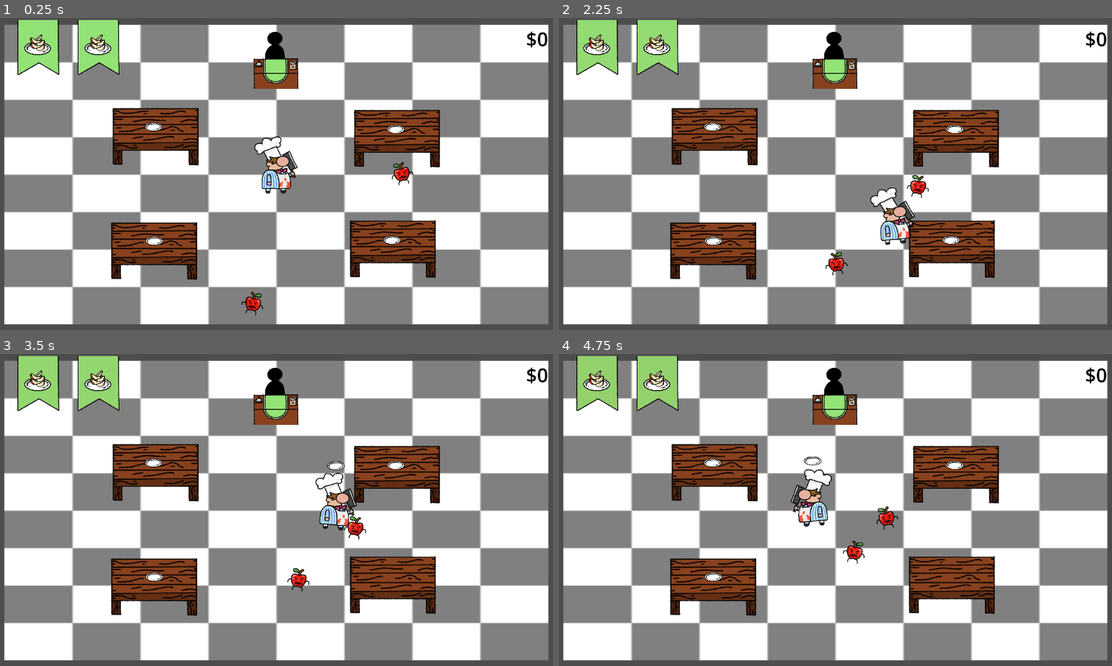
Above: before the commit, frames 1-4 (two rows, left to right).
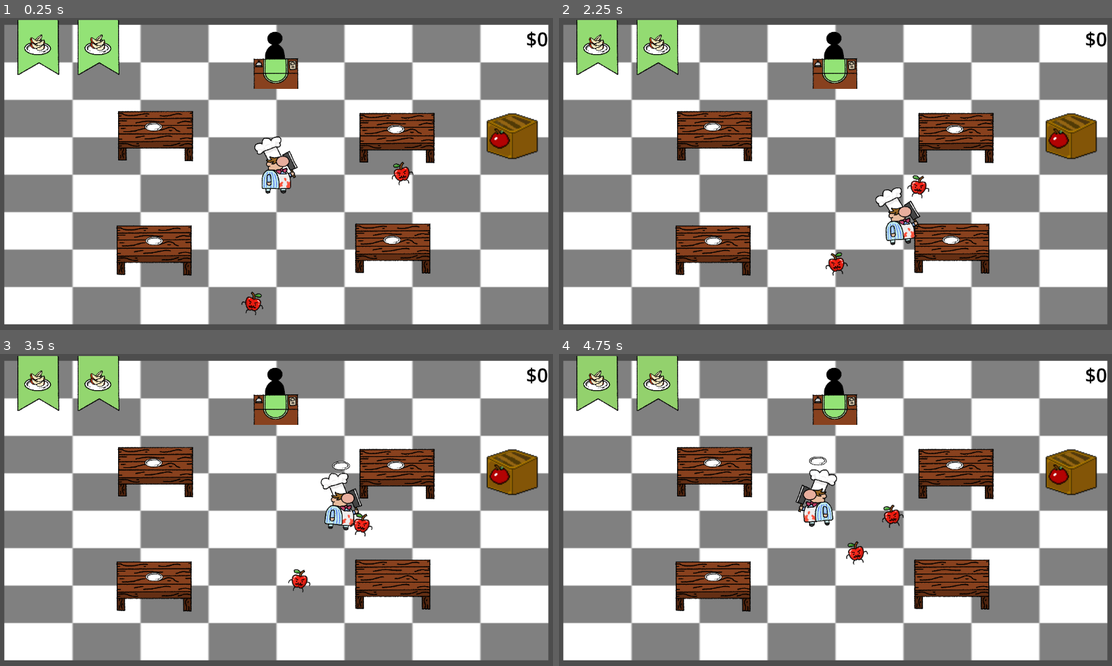
Above: after the commit, the same moments.

Repository: santosty25/Mortal-Cooking
Game: Godot game, scene res://Scenes/Main.tscn
Two runs of this game, one before a commit and one after it. Both use one fixed random seed, a clock stepped at 60 frames per second and the inputs below.
Inputs (mouse positions are in pixels of both pictures, inside the frame that each line leads up to):
- Up to frame 1 (0.25 s): no input
- Up to frame 2 (2.25 s): move the mouse to (957, 158) at 0.52 s; hold D (Move_Right) 0.53-1.28 s; click (957, 158) at 0.6 s; move the mouse to (724, 189) at 1.27 s; hold S (Move_Down) 1.28-2.03 s; tap Shift (Block) at 1.35 s; move the mouse to (890, 105) at 2.02 s; hold D (Move_Right) from 2.03 s (still down); hold Space (Dash) from 2.03 s (still down)
- Up to frame 3 (3.5 s): move the mouse to (248, 572) at 2.77 s; release D (Move_Right) at 2.78 s; release Space (Dash) at 2.78 s; hold W (Move_Up) from 2.78 s (still down); tap E (Interact) at 2.85 s
- Up to frame 4 (4.75 s): move the mouse to (1001, 556) at 3.52 s; release W (Move_Up) at 3.53 s; hold A (Move_Left) from 3.53 s (still down); click (1001, 556) at 3.6 s; move the mouse to (669, 463) at 4.27 s; tap Shift (Block) at 4.35 s

The runs differ from the first frame. In frame 1, 7.3% of the frame differs, in the area x 19-98%, y 28-84%; in frame 2, 8.2%; in frame 3, 8.5%; in frame 4, 8.6%.

Commit message:
Added an apple bin

Diff:
--- a/Scenes/Main.tscn
+++ b/Scenes/Main.tscn
@@ -10,6 +10,7 @@
 [ext_resource type="PackedScene" uid="uid://caunl41eul6nm" path="res://Scenes/Item/Plate.tscn" id="4_oynte"]
 [ext_resource type="PackedScene" uid="uid://by7wt3jib5pss" path="res://Scenes/Character/Apple.tscn" id="5_idls0"]
 [ext_resource type="AudioStream" uid="uid://c2u258shbqccu" path="res://Audio/JazzBackground.mp3" id="6_kwsm0"]
+[ext_resource type="PackedScene" uid="uid://bo7j1g1seu3df" path="res://Scenes/Terrain/AppleBin.tscn" id="11_vr6yn"]
 
 [sub_resource type="RectangleShape2D" id="RectangleShape2D_jntcb"]
 size = Vector2(1174.38, 20)
@@ -27,25 +28,25 @@
 
 [node name="Table" parent="." instance=ExtResource("3_dryq0")]
 position = Vector2(-502, -176)
-scale = Vector2(0.8, 0.8)
+scale = Vector2(0.7, 0.7)
 collision_layer = 4
 collision_mask = 4
 
 [node name="Table2" parent="." instance=ExtResource("3_dryq0")]
 position = Vector2(-508, 299)
-scale = Vector2(0.8, 0.8)
+scale = Vector2(0.7, 0.7)
 collision_layer = 4
 collision_mask = 4
 
 [node name="Table3" parent="." instance=ExtResource("3_dryq0")]
 position = Vector2(500, -168)
-scale = Vector2(0.8, 0.8)
+scale = Vector2(0.7, 0.7)
 collision_layer = 4
 collision_mask = 4
 
 [node name="Table4" parent="." instance=ExtResource("3_dryq0")]
 position = Vector2(483, 291)
-scale = Vector2(0.8, 0.8)
+scale = Vector2(0.7, 0.7)
 collision_layer = 4
 collision_mask = 4
 
@@ -128,4 +129,9 @@
 stream = ExtResource("6_kwsm0")
 autoplay = true
 
+[node name="AppleBin" parent="." instance=ExtResource("11_vr6yn")]
+position = Vector2(974, -161)
+collision_layer = 4
+collision_mask = 4
+
 [connection signal="timeout" from="OrderCooldown" to="." method="_on_order_cooldown_timeout"]
--- /dev/null
+++ b/Scenes/Terrain/AppleBin.tscn
@@ -0,0 +1,17 @@
+[gd_scene load_steps=3 format=3 uid="uid://bo7j1g1seu3df"]
+
+[ext_resource type="Texture2D" uid="uid://d2nnk0lf6v80k" path="res://art/Terrain/AppleBin.png" id="1_xgxv0"]
+
+[sub_resource type="RectangleShape2D" id="RectangleShape2D_iugxj"]
+size = Vector2(179.688, 156.938)
+
+[node name="AppleBin" type="StaticBody2D"]
+
+[node name="Sprite2D" type="Sprite2D" parent="."]
+position = Vector2(-1.90735e-06, 3)
+scale = Vector2(3.99219, 3.93555)
+texture = ExtResource("1_xgxv0")
+
+[node name="CollisionShape2D" type="CollisionShape2D" parent="."]
+position = Vector2(-1, -1)
+shape = SubResource("RectangleShape2D_iugxj")
Not shown: 1 places in Scenes/Main.tscn that only renumber resources
Binary file added: art/Terrain/AppleBin.png
Not shown, added: art/Terrain/AppleBin.png.import
